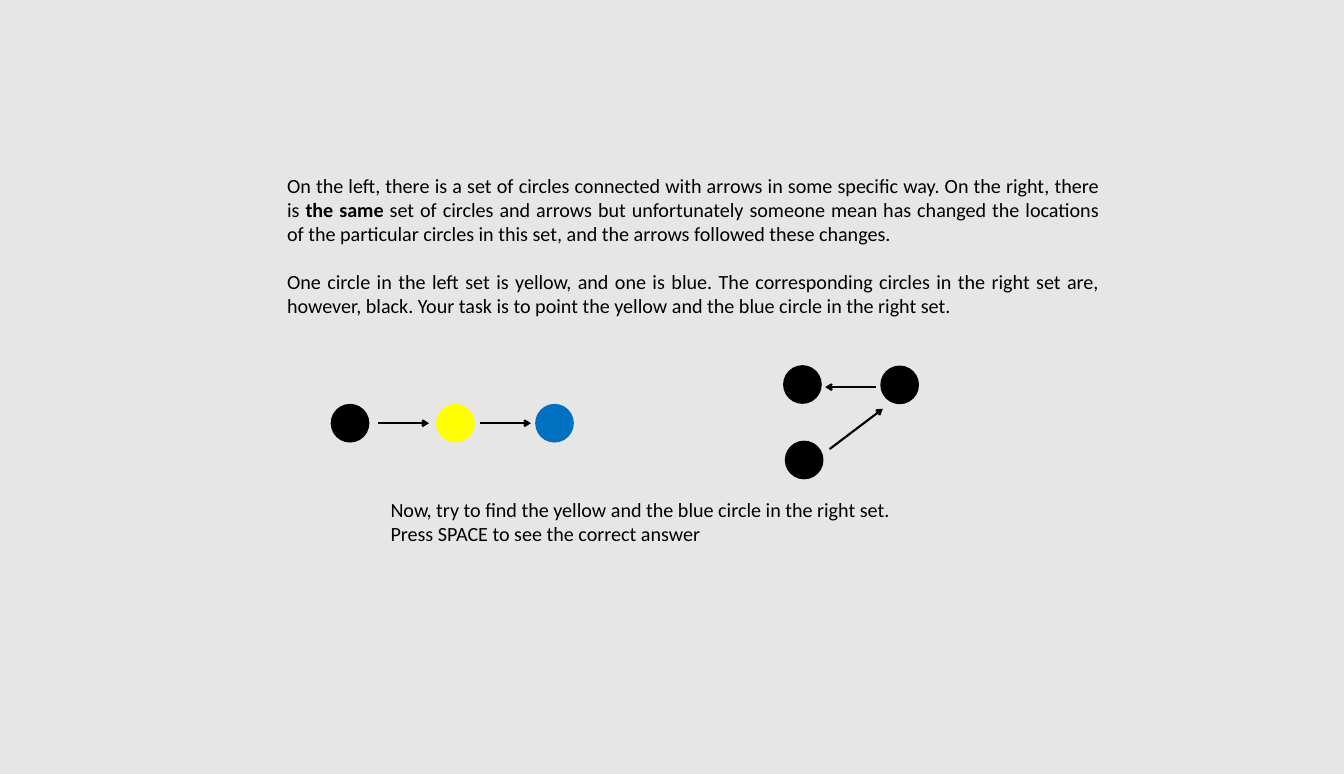
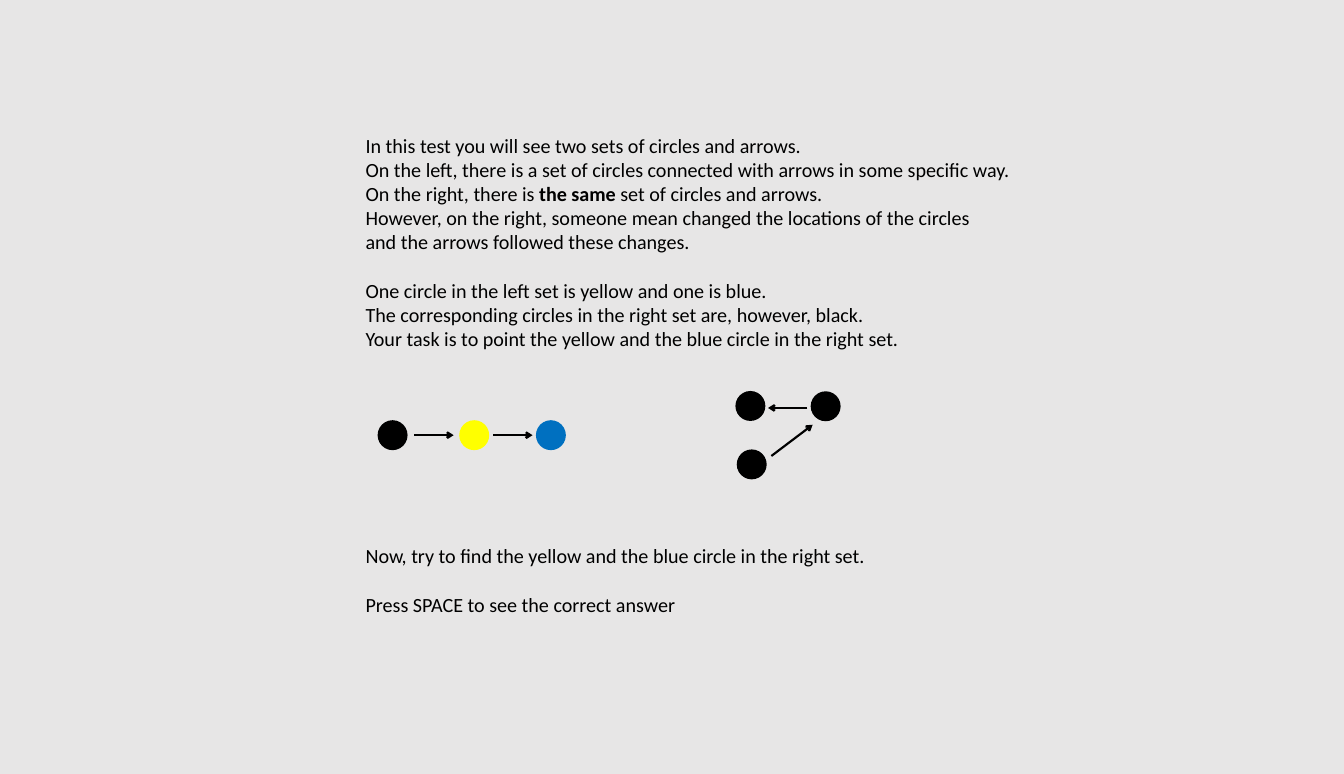
Before and after one commit to ociepkam/grafy, a slide deck: slide 1 of images/instruction.pptx. Drawn at 1344x774 pixels with LibreOffice and Linux fonts; fonts in the diff are those of the drawing. Boxes give left, top, right and bottom in pixels: in the first picture for what was removed or moved away, otherwise in the second. Text is boxed around its words. In the diff, an @@ line names an element or a change of style, - is before the commit and + after.

```diff
--- a/images/instruction.pptx
+++ b/images/instruction.pptx
@@ text "In this test you will ...": place and size @@
-text "In this test you will ..." at box(287, 179, 1099, 541)
+text "In this test you will ..." at box(366, 139, 1009, 612)
@@ text at box(366, 139, 1009, 350): text changed @@
-On the left, there is a set of circles connected with arrows in some specific way. On the right, there is the same set of circles and arrows but unfortunately someone mean has changed the locations of the particular circles in this set, and the arrows followed these changes.
-One circle in the left set is yellow, and one is blue. The corresponding circles in the right set are, however, black. Your task is to point the yellow and the blue circle in the right set.
+In this test you will see two sets of circles and arrows.
+On the left, there is a set of circles connected with arrows in some specific way.
+On the right, there is the same set of circles and arrows.
+However, on the right, someone mean changed the locations of the circles
+and the arrows followed these changes.
+One circle in the left set is yellow and one is blue.
+The corresponding circles in the right set are, however, black.
+Your task is to point the yellow and the blue circle in the right set.
@@ ellipse: place and size @@
-ellipse at box(783, 365, 822, 404)
+ellipse at box(736, 391, 766, 421)
@@ arrow moved from (876, 387) - (826, 387) to (808, 408) - (768, 408) @@
@@ ellipse: place and size @@
-ellipse at box(880, 366, 919, 405)
+ellipse at box(811, 391, 841, 421)
@@ ellipse: place and size @@
-ellipse at box(331, 404, 369, 443)
+ellipse at box(378, 420, 408, 450)
@@ arrow moved from (378, 423) - (429, 423) to (414, 435) - (454, 435) @@
@@ ellipse: place and size @@
-ellipse at box(436, 404, 475, 443)
+ellipse at box(459, 420, 489, 450)
@@ arrow moved from (480, 423) - (531, 423) to (493, 435) - (533, 435) @@
@@ ellipse: place and size @@
-ellipse at box(535, 404, 574, 443)
+ellipse at box(536, 420, 566, 450)
@@ arrow moved from (830, 449) - (883, 409) to (771, 456) - (813, 425) @@
@@ ellipse: place and size @@
-ellipse at box(785, 441, 824, 480)
+ellipse at box(737, 450, 767, 480)
@@ text at box(366, 549, 865, 612): list level 5 to 1 in "Now, try to find the ..."; list level 5 to 1 in "Press SPACE to see the ..." @@
```
Also in this commit, not shown: 4 other slides changed, 11 other files.
